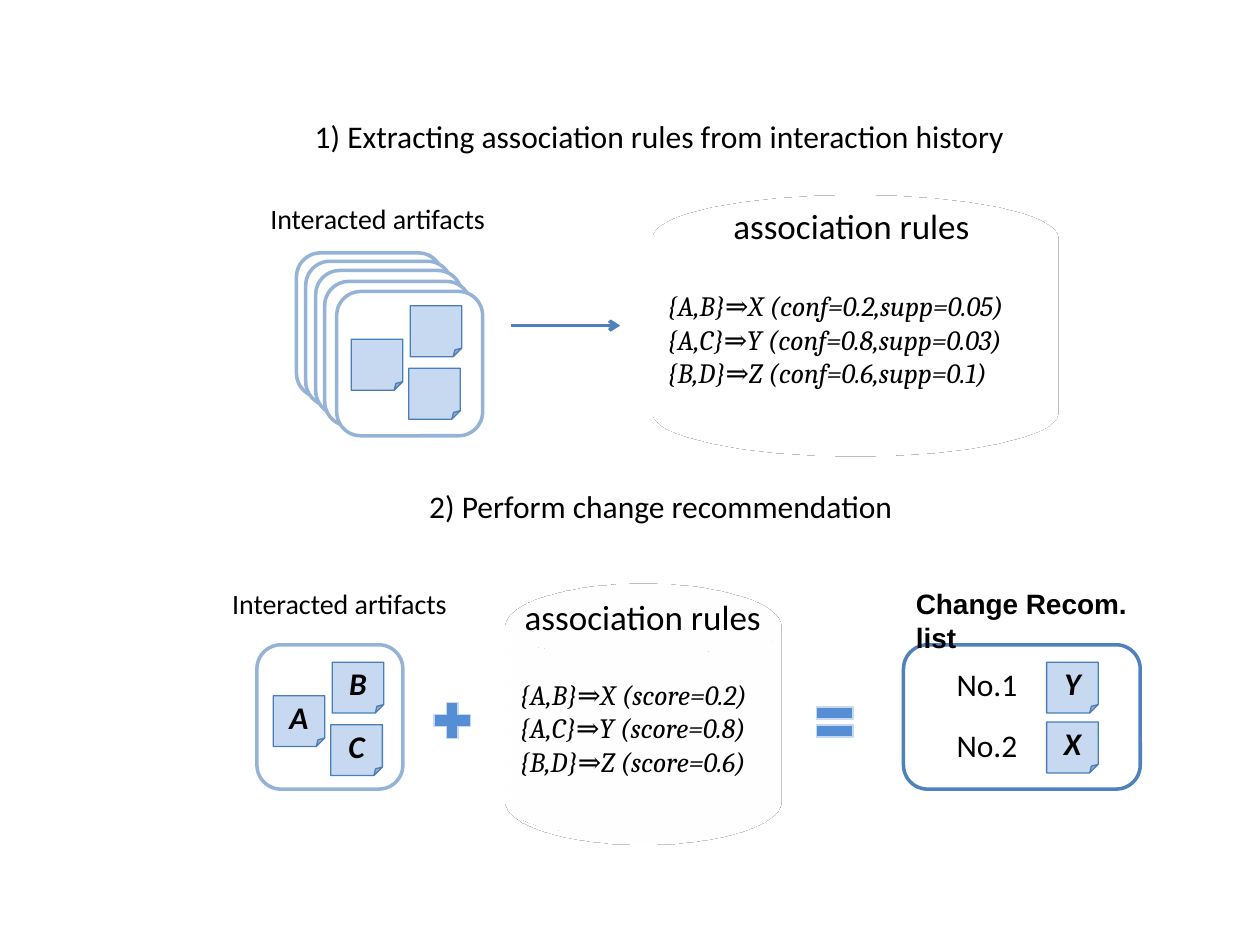
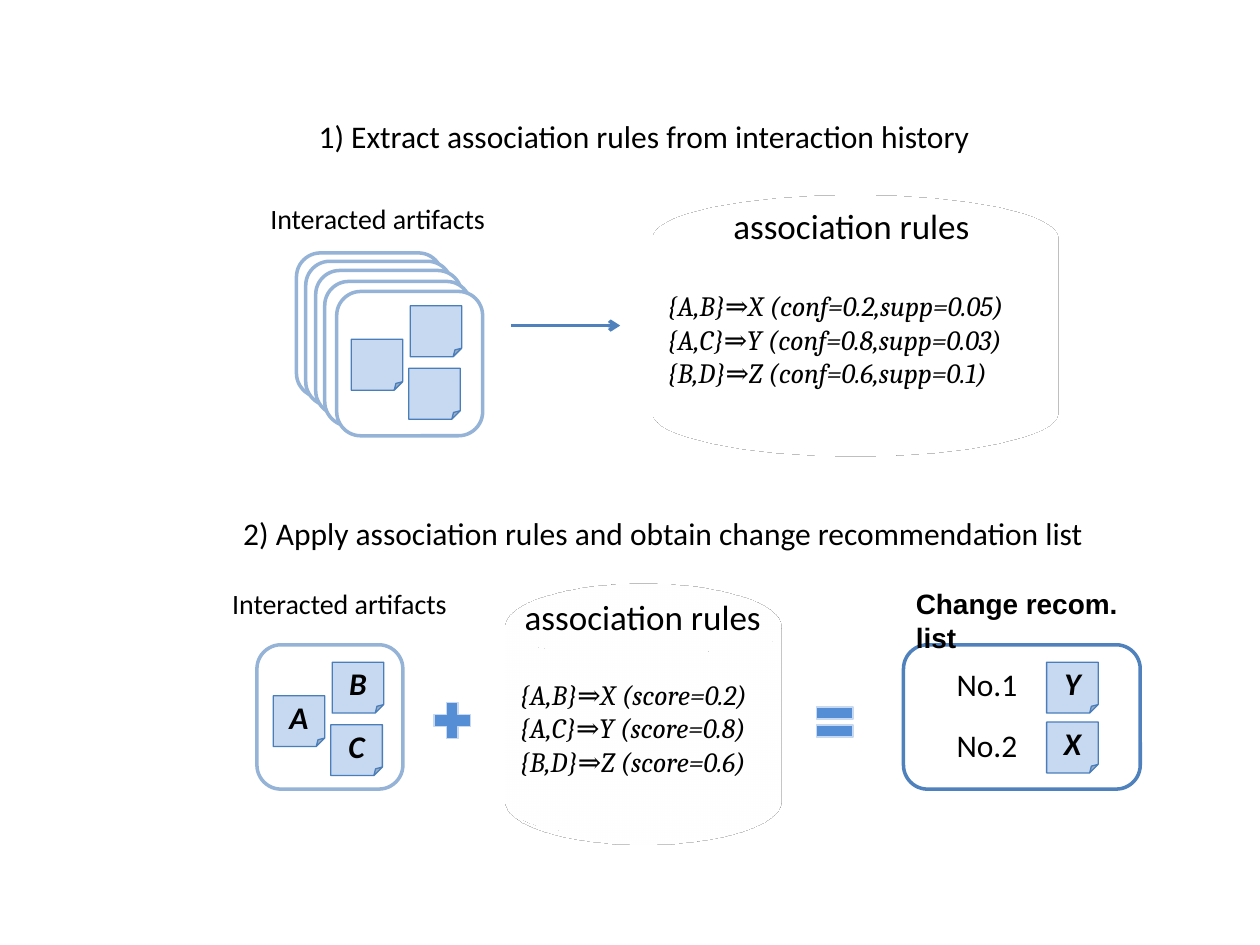
Before and after one commit to gecko655/yamamori-mthesis, a slide deck: slide 1 of paper/resource/proposal.pptx. Drawn at 1260x945 pixels with LibreOffice and Linux fonts; fonts in the diff are those of the drawing. Boxes give left, top, right and bottom in pixels: in the first picture for what was removed or moved away, otherwise in the second. Text is boxed around its words. In the diff, an @@ line names an element or a change of style, - is before the commit and + after.

```diff
--- a/paper/resource/proposal.pptx
+++ b/paper/resource/proposal.pptx
@@ text at box(319, 125, 969, 153): text changed @@
-1) Extracting association rules from interaction history
+1) Extract association rules from interaction history
@@ text at box(243, 522, 1082, 551): text changed @@
-2) Perform change recommendation
+2) Apply association rules and obtain change recommendation list
@@ text at box(916, 593, 1117, 650): text changed @@
-Change Recom. list
+Change recom. list
```
Also in this commit, not shown: 7 other files.
